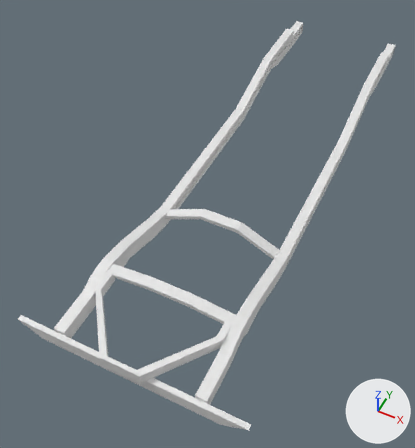
What one commit did to the Blender file JeepWillys/willysWithChassisAndSup.blend.
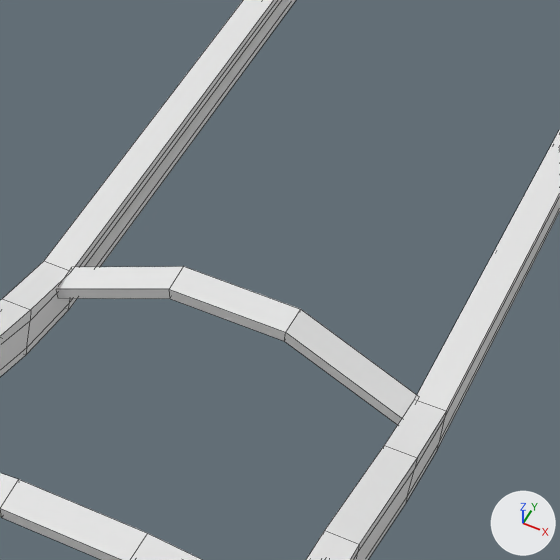
Each version appears first whole from a camera (50 mm lens) standing at (1.75, -5.12, 4.9) and looking at (-0.37, -0.89, -0.39), and next in a close-up on the part from 35% to 78% of the width and 28% to 68% of the height. Lighting does not change. The marker at lower right points along +X, +Y and +Z. The close-ups show mesh edges as thin lines.

The first close-up shows 'crossMember', 'crossMemberForMachineGunMount', 'leftFrame', 'rightFrame'.
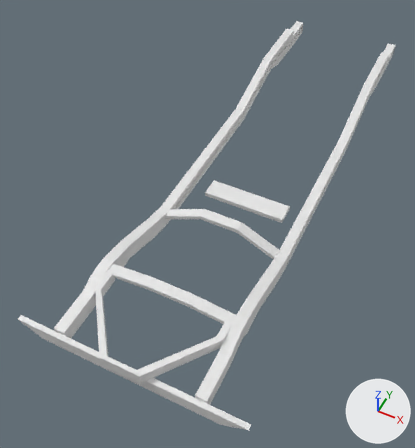
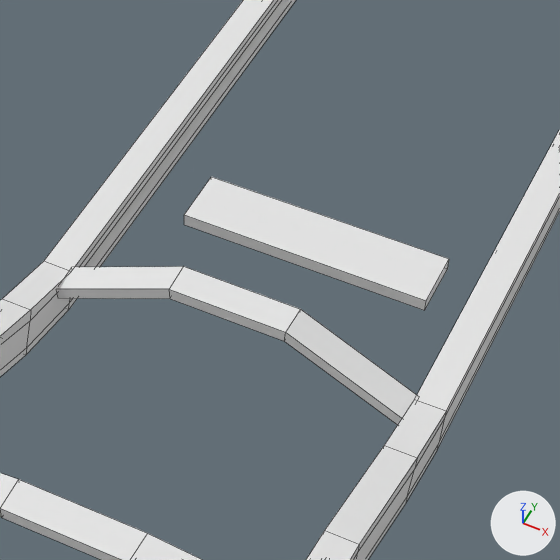
The edits, one by one:
Mesh me_cube_007 is new.
It is a box spanning x -1.0..1.0, y -1.0..1.0, z -1.0..1.0.
Object 'transmisionSupport' (ob_transmisionsupport) is new; it shows me_cube_007.
Its location is (0.016, -0.598, -0.068).
Its scale is (0.501, 0.119, 0.0269).

Boxes [x1, y1, x2, y2] around the edits, measured in the close-ups (560 x 560 px):
'transmisionSupport', added: after [184, 177, 449, 310]
